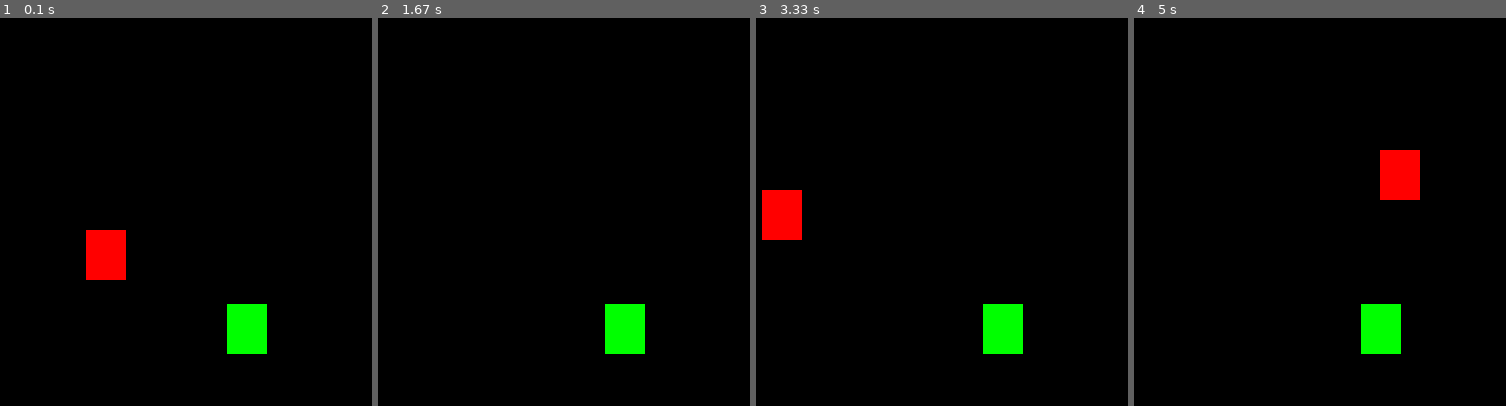
Above: before the commit, frames 1-4 (left to right).
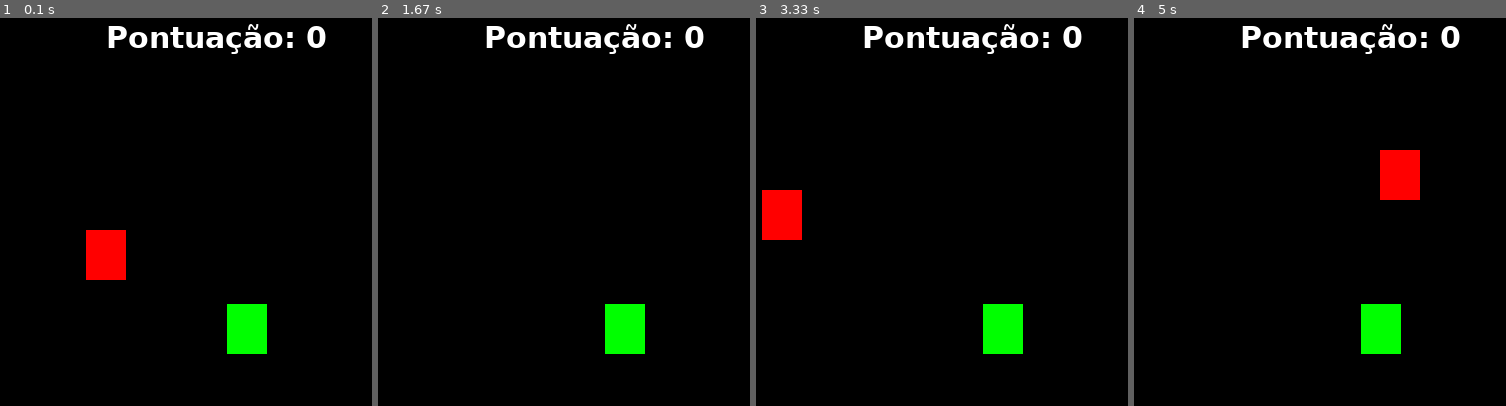
Above: after the commit, the same moments.

Repository: Fabio-Oliveira-dev/Treinamento_game_2d_pygame_python
Game: pygame game, started from Janela.py
Same seed, same stepped clock (60 frames per second), same inputs: the game is played once before the commit and once after it.
Inputs:
- Up to frame 1 (0.1 s): no input
- Up to frame 2 (1.67 s): hold D 0.33-0.8 s
- Up to frame 3 (3.33 s): hold A 1.67-2.2 s; hold S 2.23-2.53 s; hold W from 3 s (still down)
- Up to frame 4 (5 s): release W at 3.37 s; hold D 3.4-4.03 s; hold A 4.47-4.93 s; hold D from 4.97 s (still down)

The runs differ from the first frame. In frame 1, 1.6% of the frame differs, in the area x 29-88%, y 1-10%; in frame 2, 1.6%; in frame 3, 1.6%; in frame 4, 1.6%.

Commit message:
Texto formatado com incrementação de pontuação na tela

Diff:
--- a/Janela.py
+++ b/Janela.py
@@ -21,6 +21,9 @@
 x_verde = randint(40,600)
 y_verde = randint(50,430)
 
+fonte = pygame.font.SysFont('verdana', 30, True, False) # Definição de fonte. Fonte, tamanho da fonte, negrito, italico
+pontos = 0
+
 tela = pygame.display.set_mode((largura, altura))
 pygame.display.set_caption('Game BR City')
 velocidade = pygame.time.Clock() # Controlar a velocidade do objeto
@@ -30,6 +33,9 @@
 while True:
     velocidade.tick(60) # Velocidade dos frames, medidos em frames por segundos
     tela.fill((0,0,0)) # Preencher de preto a cada iteração de incremento da veriavel y
+    mensagem = f'Pontuação: {pontos}' # Pontuação
+    texto_formatado = fonte.render(mensagem, True, (255,255,255)) # O parametro antialaise controla o serrilhamento do texto
+
     # For para detectar toda vez que um evento ocorre
     for event in pygame.event.get():
         if event.type == QUIT:
@@ -80,5 +86,8 @@
     if ret_vermelho.colliderect(ret_verde):
         x_verde = randint(40,600)
         y_verde = randint(50,430)
+        pontos += 1
+
+    tela.blit(texto_formatado, (340,30)) # x e y. Para exibir o texto na tela
 
     pygame.display.update() # Acada iteração do jogador com o jogo, a tela é atualiza
Not shown, changed: README.md
